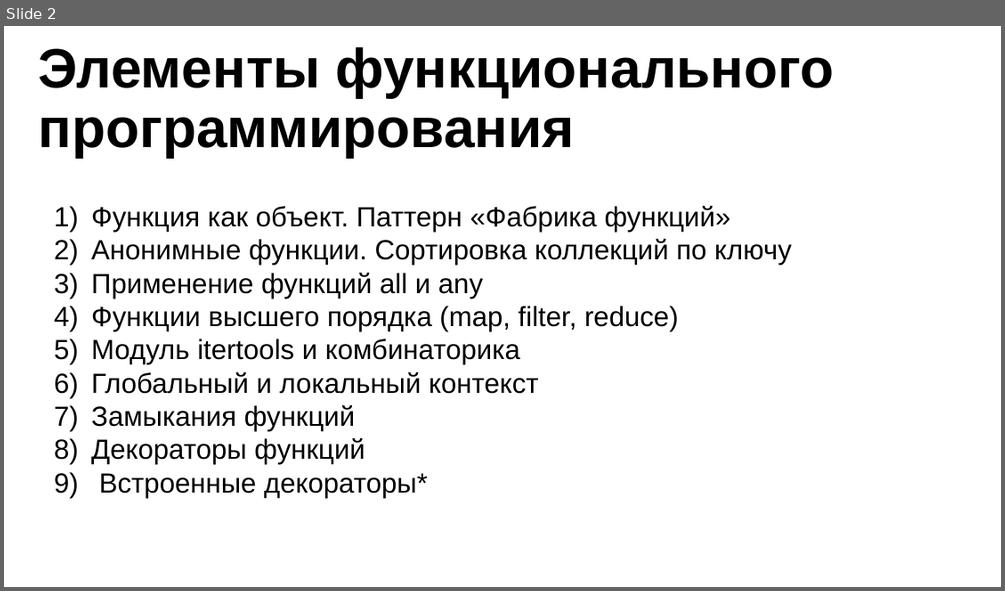
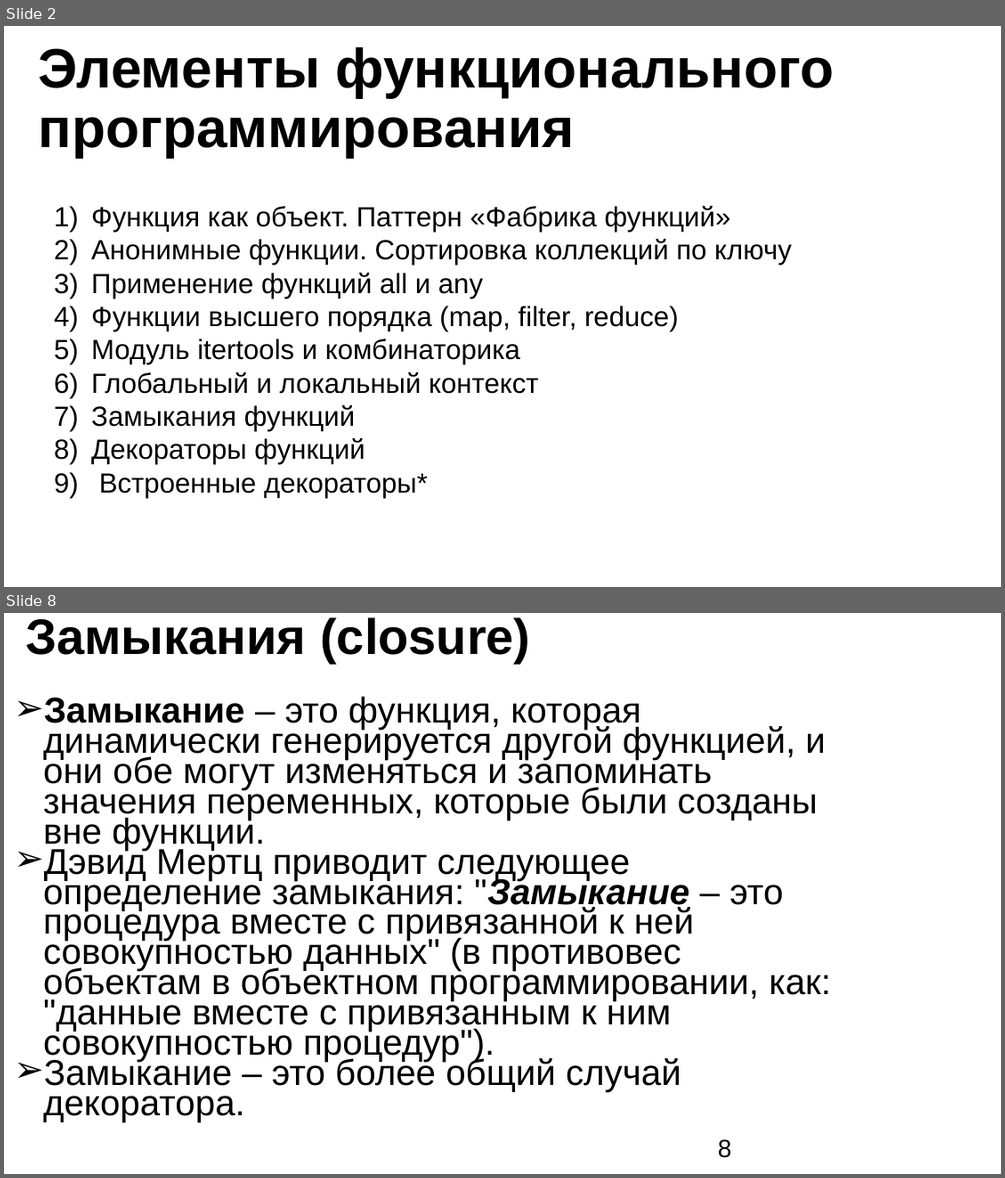
Before and after one commit to nesrv/pt-cgis, a slide deck: m8/ppt/презентация.pptx. Shown one above the other, each under a label of ours: slide 2 before the commit, slides 2 and 8 after it; the slides between them are not shown. The pictures are 1005x591 and 1005x1178 pixels, drawn with LibreOffice and Linux fonts; fonts in the diff are those of the drawing; background and template pictures are left out. Boxes give left, top, right and bottom in pixels: in the first picture for what was removed or moved away, otherwise in the second. Text is boxed around its words. In the diff, an @@ line names an element or a change of style, - is before the commit and + after.

```diff
--- a/m8/ppt/презентация.pptx
+++ b/m8/ppt/презентация.pptx
@@ slide 8 added at [4,613,1001,1174], background #FFFFFF @@
@@ title added at [25,617,530,663], 36 pt, text #000000, bold @@
+Замыкания (closure)
@@ text added at [43,696,831,1122], 25.9 pt, text #000000 @@
+➢ Замыкание – это функция, которая динамически генерируется другой функцией, и они обе могут изменяться и запоминать значения переменных, которые были созданы вне функции.
+➢ Дэвид Мертц приводит следующее определение замыкания: "Замыкание – это процедура вместе с привязанной к ней совокупностью данных" (в противовес объектам в объектном программировании, как: "данные вместе с привязанным к ним совокупностью процедур").
+➢ Замыкание – это более общий случай декоратора.
@@ page number added at [718,1139,732,1158], 18 pt, text #000000 @@
+8
```
Also in this commit, not shown: 10 other slides added, 3 other files.
